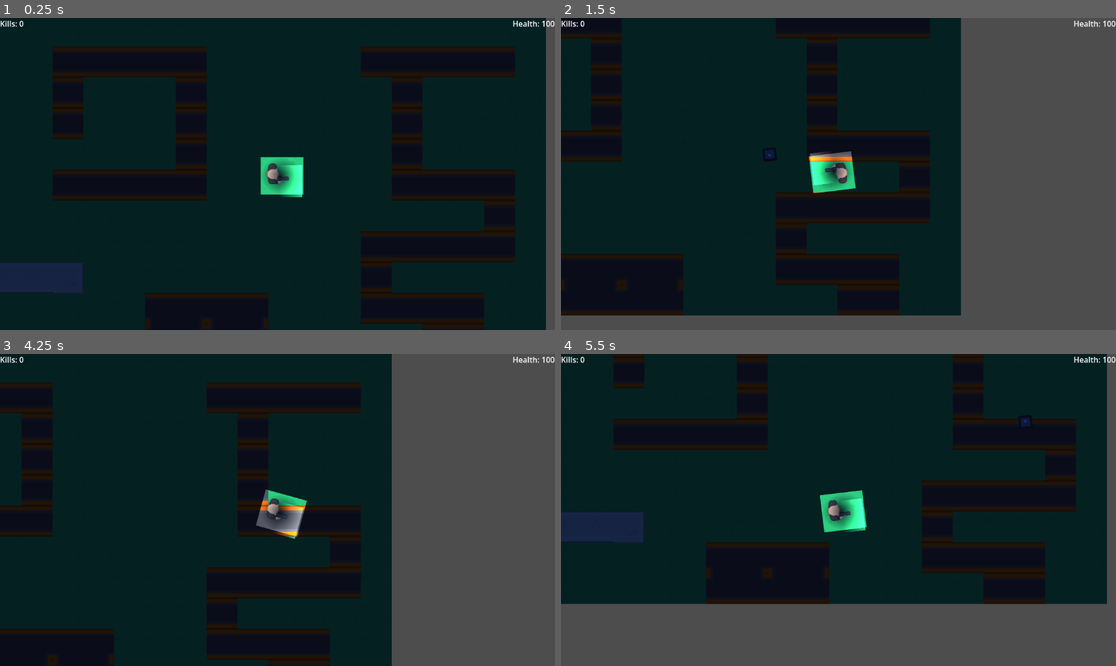
Above: before the commit, frames 1-4 (two rows, left to right).
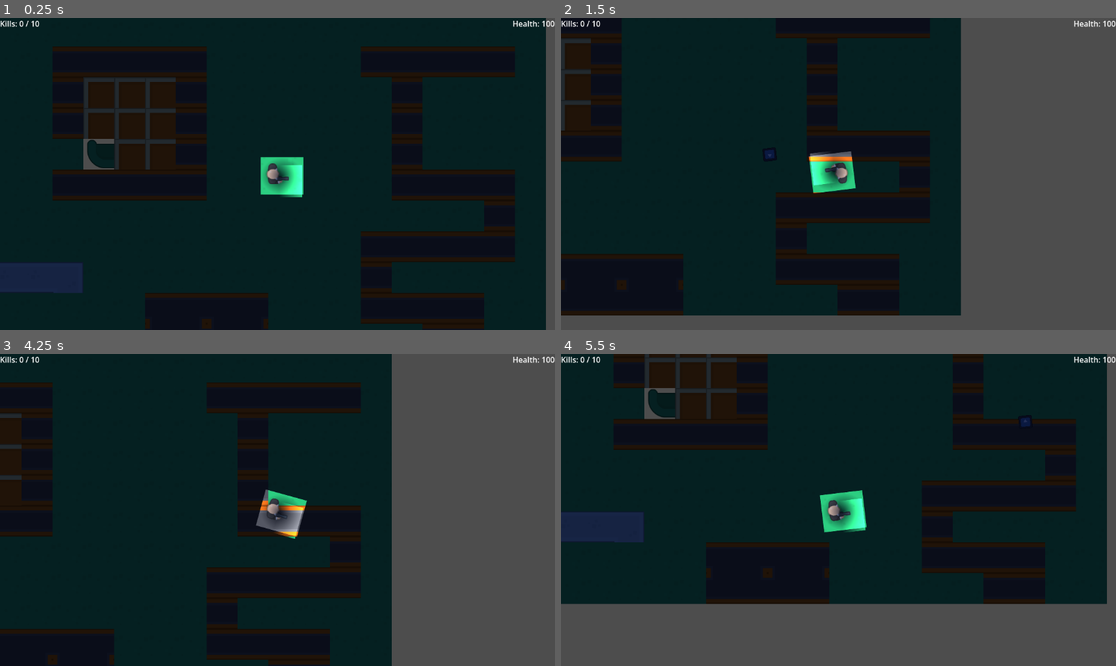
Above: after the commit, the same moments.

Repository: shajo5318008/zombie-island-2d
Game: Godot game, scene res://world.tscn
Same seed, same stepped clock (60 frames per second), same inputs: the game is played once before the commit and once after it. This scene is started directly instead of the project's main scene. The engine's default icon, where the game draws it, is replaced by a stand-in: a white triangle on a blue panel in a dark square.
Inputs (mouse positions are in pixels of both pictures, inside the frame that each line leads up to):
- Up to frame 1 (0.25 s): no input
- Up to frame 2 (1.5 s): tap Enter at 0.5 s; move the mouse to (960, 158) at 0.52 s; hold Right (ui_right) 0.53-1.28 s; click (960, 158) at 0.6 s; move the mouse to (727, 189) at 1.27 s; hold Down (ui_down) from 1.28 s (still down); click (727, 189) at 1.35 s
- Up to frame 3 (4.25 s): move the mouse to (333, 441) at 2.02 s; release Down (ui_down) at 2.03 s; hold Right (ui_right) 2.03-2.78 s; click (333, 441) at 2.1 s; move the mouse to (249, 572) at 2.77 s; hold Up (ui_up) 2.78-3.53 s; click (249, 572) at 2.85 s; move the mouse to (444, 556) at 3.52 s; hold Left (ui_left) from 3.53 s (still down); click (444, 556) at 3.6 s
- Up to frame 4 (5.5 s): move the mouse to (672, 463) at 4.27 s; click (672, 463) at 4.35 s; move the mouse to (866, 510) at 5.02 s; release Left (ui_left) at 5.03 s; hold Down (ui_down) from 5.03 s (still down); click (866, 510) at 5.1 s

The runs differ from the first frame. In frame 1, 4.3% of the frame differs, in the area x 4-32%, y 0-49%; in frame 2, 1.5%; in frame 3, 1.1%; in frame 4, 2.9%.

Commit message:
final stable game update

Diff:
--- a/world.gd
+++ b/world.gd
@@ -1,32 +1,52 @@
 extends Node2D
 
 var zombie_scene = preload("res://zombie.tscn")
-var score = 0 # NEW: The Kill Counter
+var score = 0
+
+# SETTINGS: Change this number to decide how many kills win the game!
+@export var win_score = 10
+
+func _ready():
+	# Update the label at the start so the player sees the goal
+	$UI/ScoreLabel.text = "Kills: 0 / " + str(win_score)
 
 func _on_timer_timeout():
 	var z = zombie_scene.instantiate()
+	# Random spawn logic
 	var random_x = randf_range(200, 800)
 	var random_y = randf_range(200, 800)
 	z.position = Vector2(random_x, random_y)
 	add_child(z)
 
-# NEW: The Score System
+# The Score System
 func add_score():
 	score += 1
-	$UI/ScoreLabel.text = "Kills: " + str(score)
+	$UI/ScoreLabel.text = "Kills: " + str(score) + " / " + str(win_score)
 
+	# Check if the player has won
+	if score >= win_score:
+		win_game()
+
+# --- THE WIN/LOSS LOGIC ---
+
+func game_over():
+	# This runs when the player gets bitten
+	$UI/GameOverMenu/Label.text = "GAME OVER"
+	$UI/GameOverMenu/Label.modulate = Color(1, 0, 0) # Red for death
+	$UI/GameOverMenu.show()
+	get_tree().paused = true
+
+func win_game():
+	# This runs when the player hits the kill goal
+	$UI/GameOverMenu/Label.text = "YOU SURVIVED!"
+	$UI/GameOverMenu/Label.modulate = Color(0, 1, 0) # Green for victory
+	$UI/GameOverMenu.show()
+	get_tree().paused = true
+
+# --- THE RESTART BUTTON ---
 
 func _on_restart_pressed():
-	get_tree().paused = false # We MUST unpause before reloading!
-	get_tree().reload_current_scene()
-
-# Add this anywhere in world.gd
-func game_over():
-	$UI/GameOverMenu.show() # Make the menu visible
-	get_tree().paused = true # Freeze the game
-
-# This is the signal you just connected from the button
-func _on_button_pressed():
-	print("THE BUTTON WORKS!") # <--- NEW LINE
+	# This function handles the click for both Win and Loss screens!
+	print("RESTARTING GAME...")
 	get_tree().paused = false
 	get_tree().reload_current_scene()
--- a/world.tscn
+++ b/world.tscn
@@ -547,7 +547,7 @@
 [node name="TileMap" type="TileMap" parent="." unique_id=2146438685]
 tile_set = SubResource("TileSet_aqk2v")
 format = 2
-layer_0/tile_data = PackedInt32Array(1310746, 4194304, 0, 13 …(1891 unchanged characters)… 4113, 0, 1048582, 131073, 4, 1114118, 1114113, 0, 1179654, 1114113, 0, 1245190, 1114113, 0, 1310726, 131073, 4, 1376262, 1114113, 0, 1441798, 1114113, 0, 1507334, 1114113, 0, 1572870, 1114113, 0, 1638406, 1114113, 0, 983047, 1114113, 0, 1048583, 131073, 4, 1114119, 1114113, 0, 1179655, 1114113, 0, 1245191, 1114113, 0, 1310727, 131073, 4, 1376263, 1114113, 0, 1441799, 1114113, 0, 1507335, 1114113, 0, 1572871, 1114113, 0, 1638407, 1114113, 0, 983048, 1114113, 0, 1048584, 131073, 4, 1114120, 1114113, 0, 1179656, 1114113, 0, 1245192, 1114113, 0, 1310728, 131073, 4, 1376264, 1114113,  …(2808 unchanged characters)…
+layer_0/tile_data = PackedInt32Array(1310746, 4194304, 0, 13 …(1891 unchanged characters)… 4113, 0, 1048582, 131073, 4, 1114118, 1179649, 13, 1179654, 1179649, 13, 1245190, 917505, 16, 1310726, 131073, 4, 1376262, 1114113, 0, 1441798, 1114113, 0, 1507334, 1114113, 0, 1572870, 1114113, 0, 1638406, 1114113, 0, 983047, 1114113, 0, 1048583, 131073, 4, 1114119, 1179649, 13, 1179655, 1179649, 13, 1245191, 1179649, 13, 1310727, 131073, 4, 1376263, 1114113, 0, 1441799, 1114113, 0, 1507335, 1114113, 0, 1572871, 1114113, 0, 1638407, 1114113, 0, 983048, 1114113, 0, 1048584, 131073, 4, 1114120, 1179649, 13, 1179656, 1179649, 13, 1245192, 1179649, 13, 1310728, 131073, 4, 1376264, 1114113,  …(2808 unchanged characters)…
 
 [node name="Player" parent="." unique_id=1437051713 instance=ExtResource("1_fj7yv")]
 position = Vector2(787, 1289)
